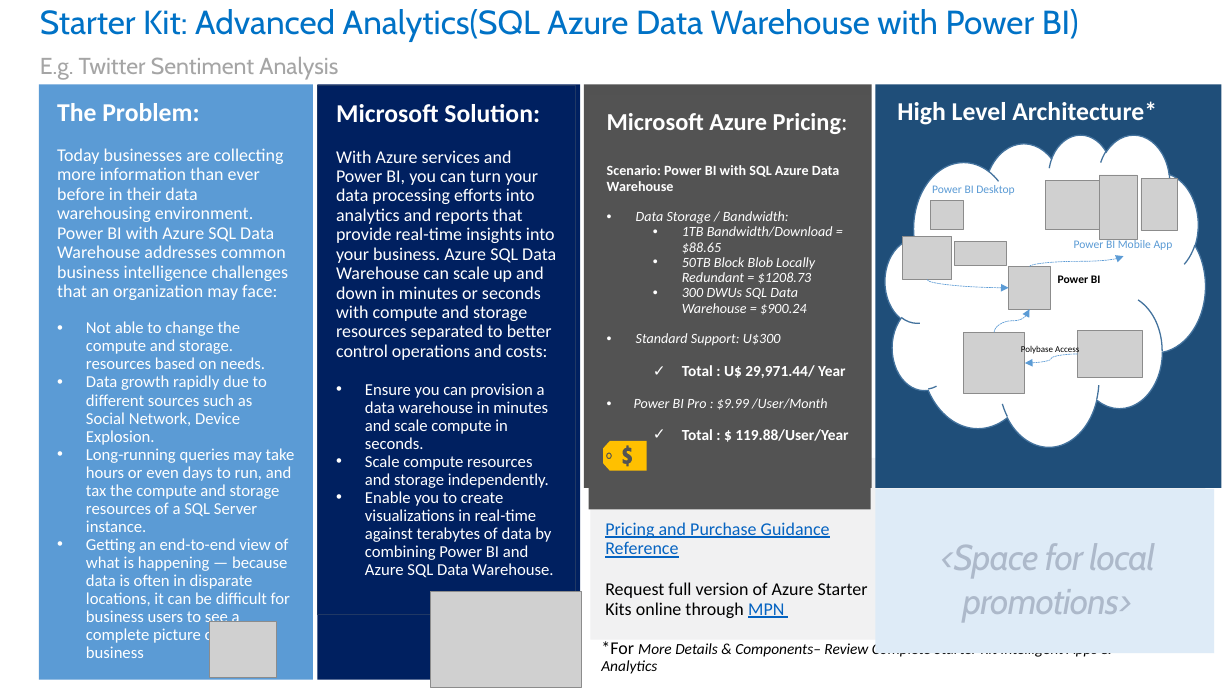
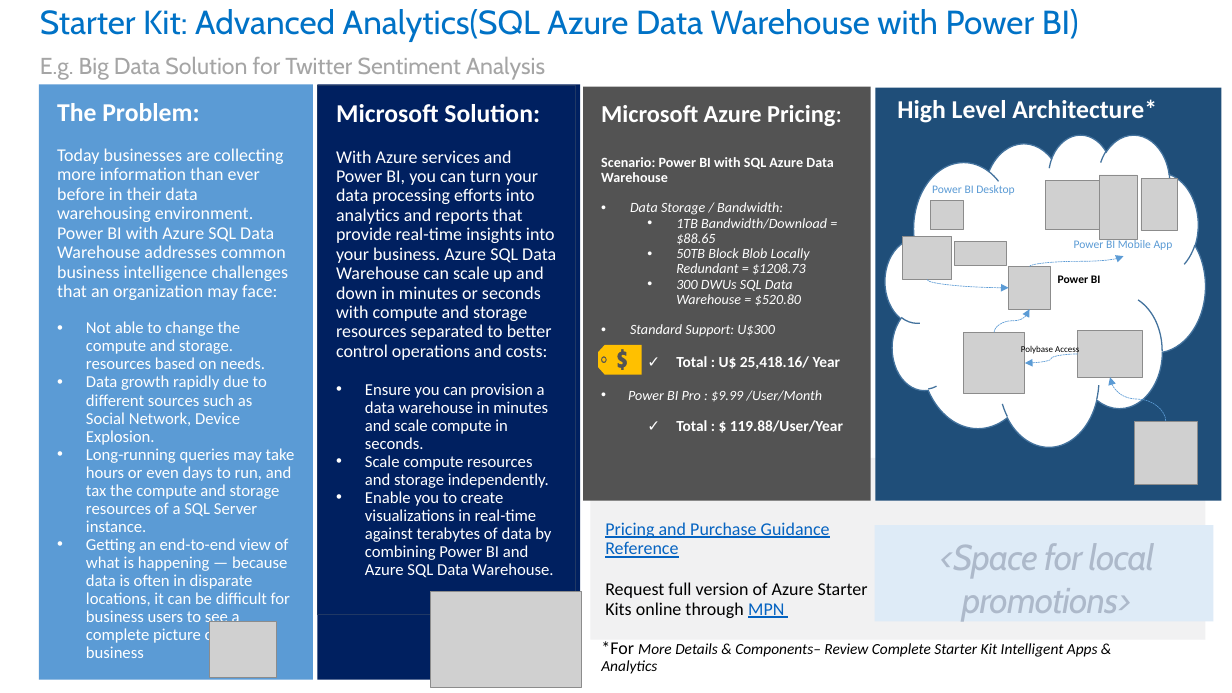
Before and after one commit to kulado/azure-starterkits, a slide deck: slide 3 of Content/Starter Kit - Intelligent Apps & Analytics/0 - Starter Kit - Intelligent Apps & Analytics.pptx (slide 1 before the commit). Drawn at 1232x693 pixels with LibreOffice and Linux fonts; fonts in the diff are those of the drawing; grey boxes stand for pictures. Boxes give left, top, right and bottom in pixels: in the first picture for what was removed or moved away, otherwise in the second. Text is boxed around its words. In the diff, an @@ line names an element or a change of style, - is before the commit and + after.

```diff
--- a/Content/Starter Kit - Intelligent Apps & Analytics/0 - Starter Kit - Intelligent Apps & Analytics.pptx
+++ b/Content/Starter Kit - Intelligent Apps & Analytics/0 - Starter Kit - Intelligent Apps & Analytics.pptx
@@ title at bbox=[40, 9, 1079, 80]: text changed @@
-Starter Kit: Advanced Analytics(SQL Azure Data Warehouse with Power BI)
-E.g. Twitter Sentiment Analysis
+Starter Kit: Advanced Analytics(SQL Azure Data Warehouse with Power BI)
+E.g. Big Data Solution for Twitter Sentiment Analysis
@@ rectangle "Microsoft Azure Pricing:": place and size @@
-rectangle "Microsoft Azure Pricing:" at bbox=[589, 95, 871, 509]
+rectangle "Microsoft Azure Pricing:" at bbox=[583, 87, 871, 501]
@@ rectangle removed at bbox=[584, 85, 872, 488] @@
@@ rectangle: place and size @@
-rectangle at bbox=[875, 84, 1222, 488]
+rectangle at bbox=[875, 88, 1222, 501]
@@ text in rectangle at bbox=[676, 280, 802, 306]: text changed @@
-  • 300 DWUs SQL Data Warehouse = $900.24
+  • 300 DWUs SQL Data Warehouse = $520.80
@@ freeform shape: place and size @@
-freeform shape at bbox=[604, 441, 647, 470]
+freeform shape at bbox=[598, 345, 641, 374]
@@ text in rectangle at bbox=[676, 356, 841, 369]: text changed @@
-  ✓ Total : U$ 29,971.44/ Year
+  ✓ Total : U$ 25,418.16/ Year
@@ curved arrow added from (1166, 421) to (1110, 377), #5B9BD5 0.5 pt dashed @@
@@ picture added at bbox=[1134, 421, 1197, 484] @@
@@ rectangle "<Space for local promotions>": place and size @@
-rectangle "<Space for local promotions>" at bbox=[875, 489, 1214, 653]
+rectangle "<Space for local promotions>" at bbox=[875, 525, 1214, 621]
```
Also in this commit, not shown: 3 other slides changed, 15 other files.
